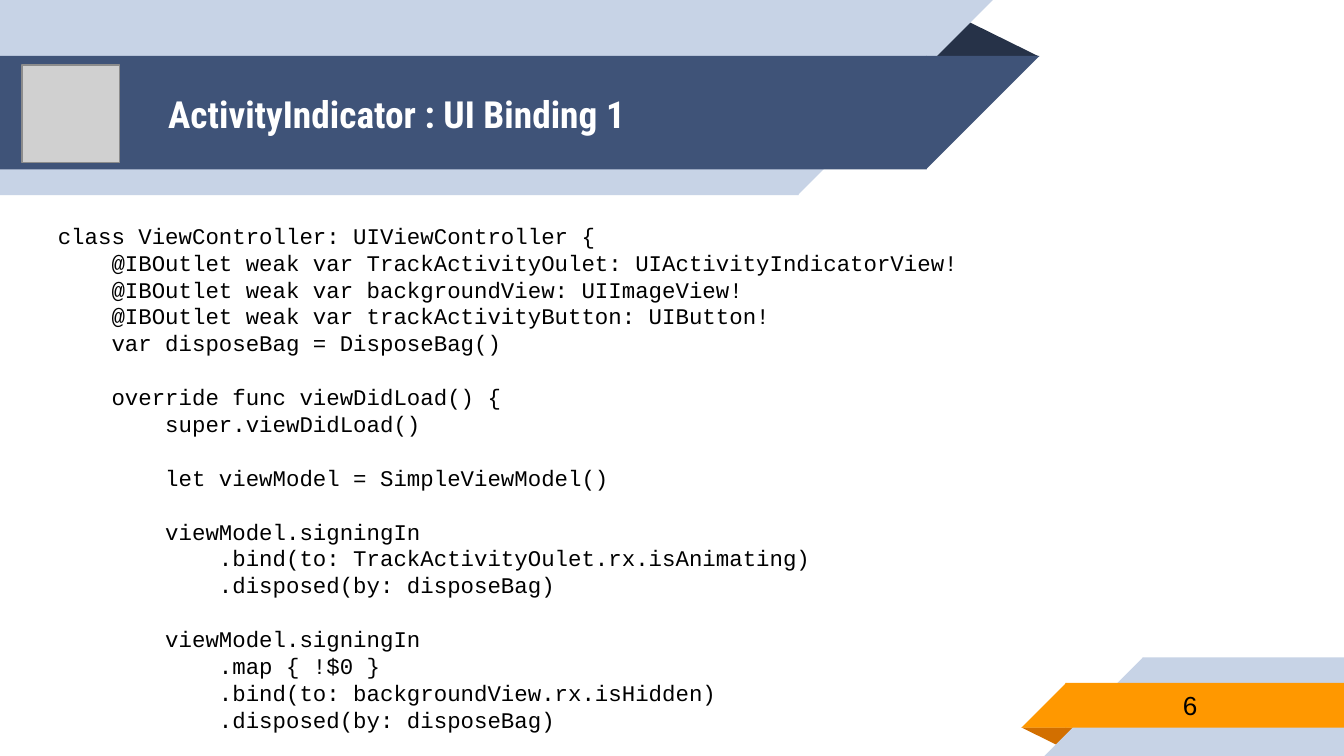
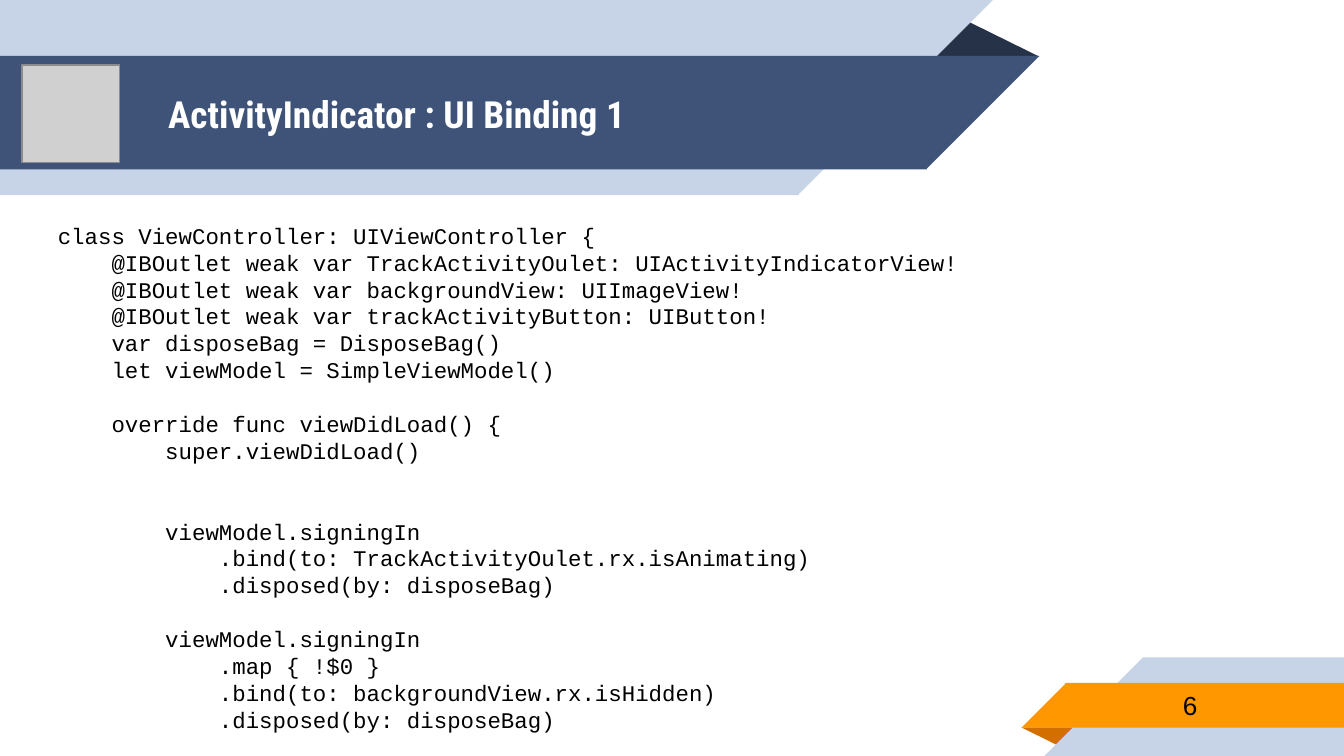
Before and after one commit to younghwankim/RxSwiftClass, a slide deck: slide 6 of AdvancedRxSwift/day3/AdvancedRxSwift3.pptx. Drawn at 1344x756 pixels with LibreOffice and Linux fonts; fonts in the diff are those of the drawing; grey boxes stand for pictures. Boxes give left, top, right and bottom in pixels: in the first picture for what was removed or moved away, otherwise in the second. Text is boxed around its words. In the diff, an @@ line names an element or a change of style, - is before the commit and + after.

```diff
--- a/AdvancedRxSwift/day3/AdvancedRxSwift3.pptx
+++ b/AdvancedRxSwift/day3/AdvancedRxSwift3.pptx
@@ text at bbox=[112, 362, 554, 383]: paragraph added @@
+let viewModel = SimpleViewModel()
@@ text at bbox=[165, 470, 608, 491]: paragraph removed @@
-let viewModel = SimpleViewModel()
```
Also in this commit, not shown: 1 other slide changed, 1 other file.
